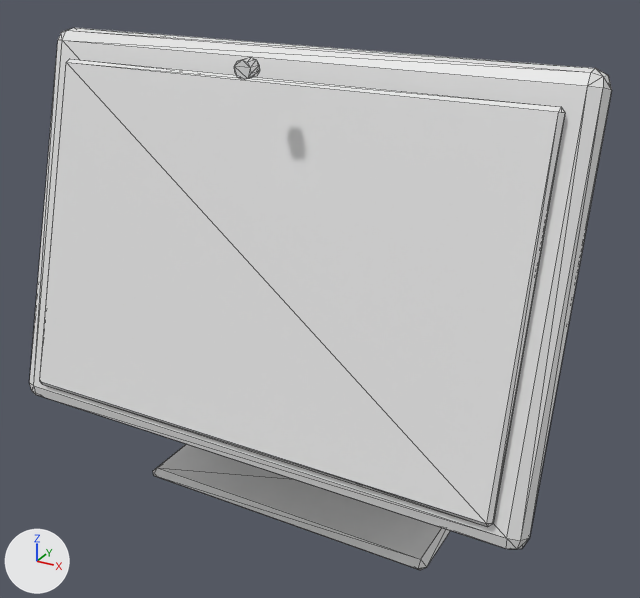
Renders of the glTF model BAMF/wwwroot/view3d/models/tablet.glb from each side of a commit.
The view is the same before and after, from a 50 mm camera at (0.741, -1.231, 1.075) aimed at (0.048, 0.03, 0.445). The axes (+X, +Y, +Z) are drawn at lower left. The lights are the same throughout. The picture after the commit comes second. Mesh edges are drawn as thin lines. Vertices at exactly the same position are counted once.

The first picture shows 'b_final'.
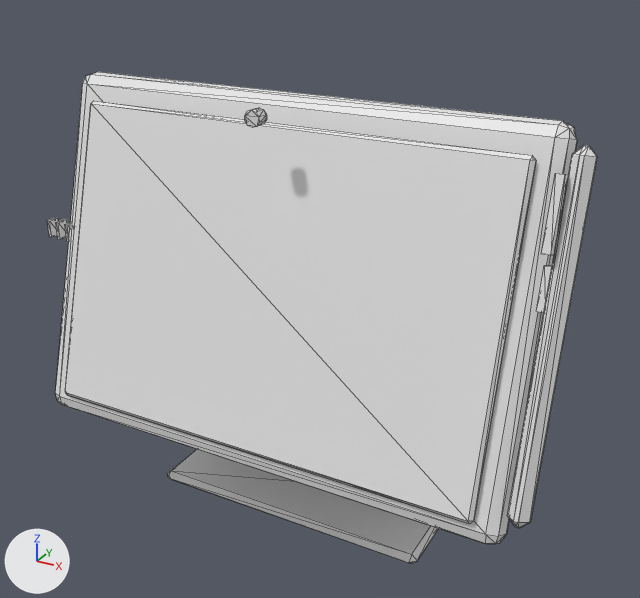
Where the change shows, as pixel boxes [x1, y1, x2, y2] in the pictures (640 x 598 px; the box of a moved part takes in the faces that stretch with it):
'b_final', reshaped (9% shorter): before [30, 28, 612, 570]; after [47, 72, 598, 564]
part 1 of me_b_box_282, moved or reshaped: before [30, 28, 612, 549]; after [56, 72, 577, 544]
part 2 of me_b_box_282, moved or reshaped: before [40, 59, 565, 527]; after [65, 101, 536, 524]
part 3 of me_b_box_282, added: after [245, 108, 267, 128]
part 4 of me_b_box_282, added: after [47, 217, 58, 237]
part 5 of me_b_box_282, added: after [56, 219, 67, 239]
part 6 of me_b_box_282, added: after [65, 222, 70, 241]
part 7 of me_b_box_282, moved or reshaped: before [153, 444, 450, 570]; after [167, 449, 439, 564]
part 8 of me_b_box_282, added: after [507, 145, 598, 528]
part 9 of me_b_box_282, deleted: before [234, 58, 259, 80]
part 10 of me_b_box_282, added: after [536, 173, 569, 313]

The change in detail:
me_b_box_282 is used by ob_b_final; location (0.0, 0.0, 0.0).
me_b_box_282 had 148 vertices, 276 faces and spanned x -0.5..0.5, y -0.185..0.185, z 0.0..0.877.
me_b_box_282 now has 252 vertices, 448 faces and spans x -0.5..0.5, y -0.173..0.173, z 0.0..0.8.
me_b_box_282 part 1: the loose piece of 56 vertices spanning x -0.5..0.5, y -0.175..0.057, z 0.197..0.877 is scaled about its middle by 0.913, then moved by (0.004, 0.009, -0.047).
me_b_box_282 part 2: the loose piece of 24 vertices spanning x -0.451..0.451, y -0.185..-0.007, z 0.243..0.83 is scaled about its middle by 0.913, then moved by (0.004, 0.012, -0.047).
me_b_box_282 part 3: a new loose piece, a 10-sided cylinder along y spanning x -0.008..0.017, y -0.106..-0.084, z 0.772..0.798.
me_b_box_282 part 4: a new loose piece, a box spanning x -0.5..-0.4933, y -0.0612..-0.039, z 0.4955..0.529.
me_b_box_282 part 5: a new loose piece, a box spanning x -0.4777..-0.471, y -0.0612..-0.039, z 0.4955..0.529.
me_b_box_282 part 6: a new loose piece, a box spanning x -0.4555..-0.4488, y -0.0612..-0.039, z 0.4955..0.529.
me_b_box_282 part 7: the loose piece of 24 vertices spanning x -0.305..0.305, y -0.059..0.185, z 0.0..0.024 is scaled about its middle by 0.913, then moved by (0.004, -0.002, -0.001).
me_b_box_282 part 8: a new loose piece of 24 vertices spanning x 0.467..0.5, y -0.173..0.006, z 0.244..0.781.
me_b_box_282 part 9: the loose piece of 20 vertices spanning x -0.014..0.014, y -0.12..-0.096, z 0.845..0.874 is deleted.
Part 10, on me_b_box_282:
8 vertices are added at x 0.454, y -0.076..-0.024, z 0.544..0.747.
8 new vertices lie (0.014, 0.0, 0.0) away from vertices in x 0.454, y -0.076..-0.024, z 0.544..0.747.
24 new faces join them.
Other edits to the shape of me_b_box_282 do not show in these pictures.
